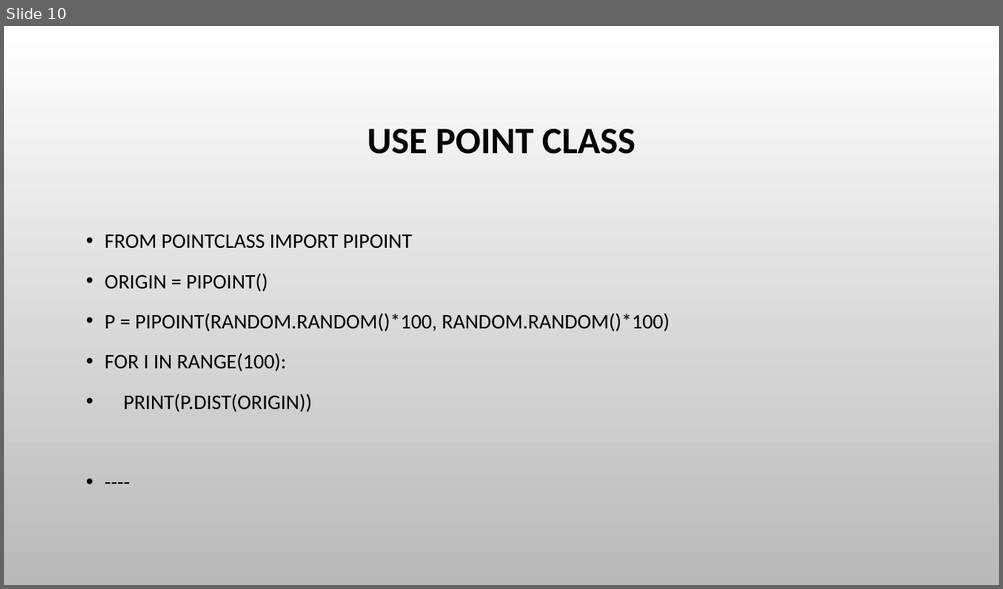
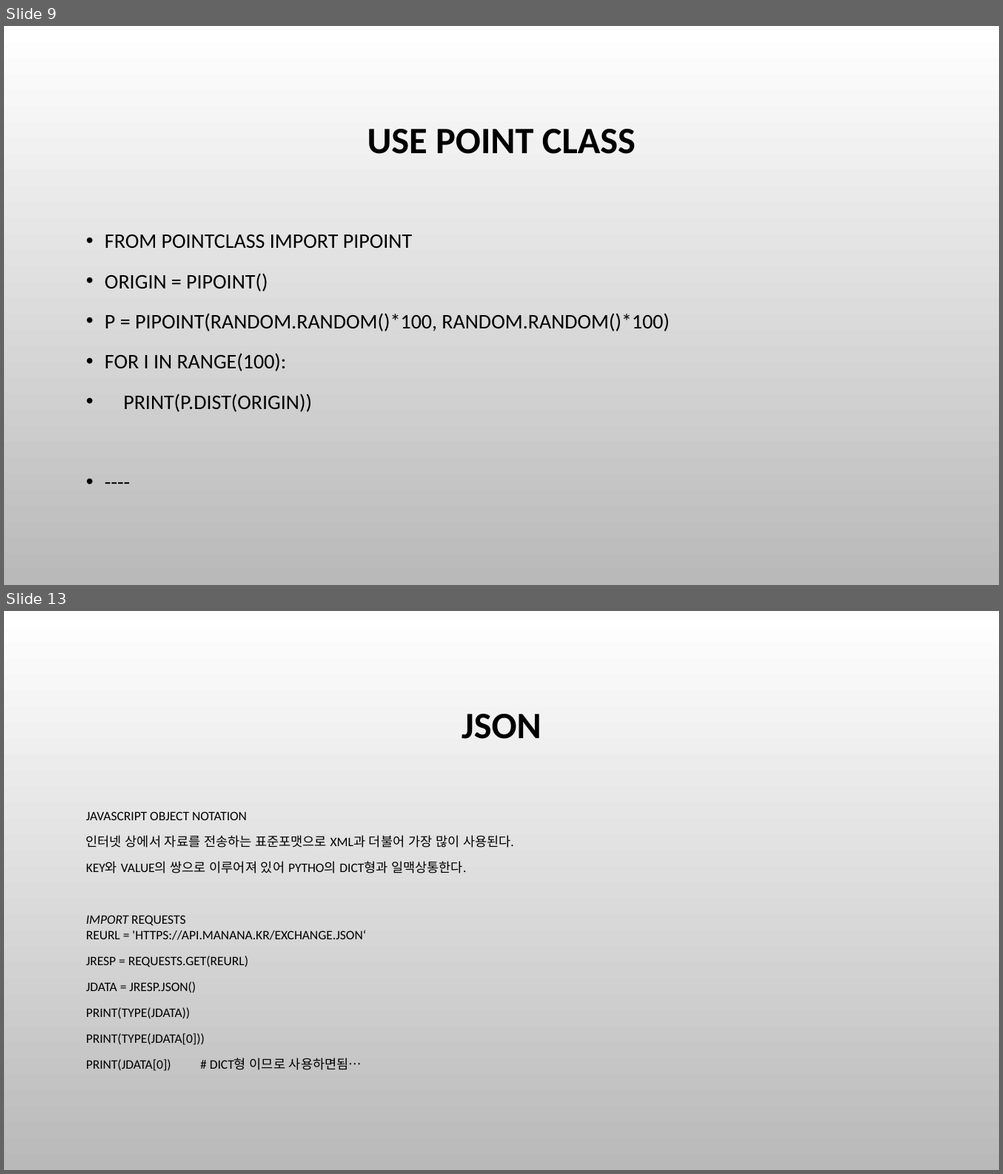
Before and after one commit to cute93/2020_sw_teacher, a slide deck: SW선도교원 연수.pptx. Shown one above the other, each under a label of ours: slide 10 before the commit, slides 9 and 13 after it; the slides between them are not shown. The pictures are 1003x589 and 1003x1174 pixels, drawn with LibreOffice and Linux fonts; fonts in the diff are those of the drawing; background and template pictures are left out. Boxes give left, top, right and bottom in pixels: in the first picture for what was removed or moved away, otherwise in the second. Text is boxed around its words. In the diff, an @@ line names an element or a change of style, - is before the commit and + after.

```diff
--- a/SW선도교원 연수.pptx
+++ b/SW선도교원 연수.pptx
@@ slide 13 added at (4,611,999,1170), background picture (left out) @@
@@ title added at (461,714,541,739), 36 pt, text #000000, bold @@
+JSON
@@ text added at (86,812,514,1071), 12.5 pt, text #000000 @@
+JAVASCRIPT OBJECT NOTATION
+인터넷 상에서 자료를 전송하는 표준포맷으로 XML과 더불어 가장 많이 사용된다.
+KEY와 VALUE의 쌍으로 이루어져 있어 PYTHO의 DICT형과 일맥상통한다.
+IMPORT REQUESTS
+REURL = 'HTTPS://API.MANANA.KR/EXCHANGE.JSON‘
+JRESP = REQUESTS.GET(REURL)
+JDATA = JRESP.JSON()
+PRINT(TYPE(JDATA))
+PRINT(TYPE(JDATA[0]))
+PRINT(JDATA[0]) # DICT형 이므로 사용하면됨…
@@ what was slide 10 is now slide 9 @@
```
Also in this commit, not shown: 4 other slides added, 2 slides removed, 4 other files.
